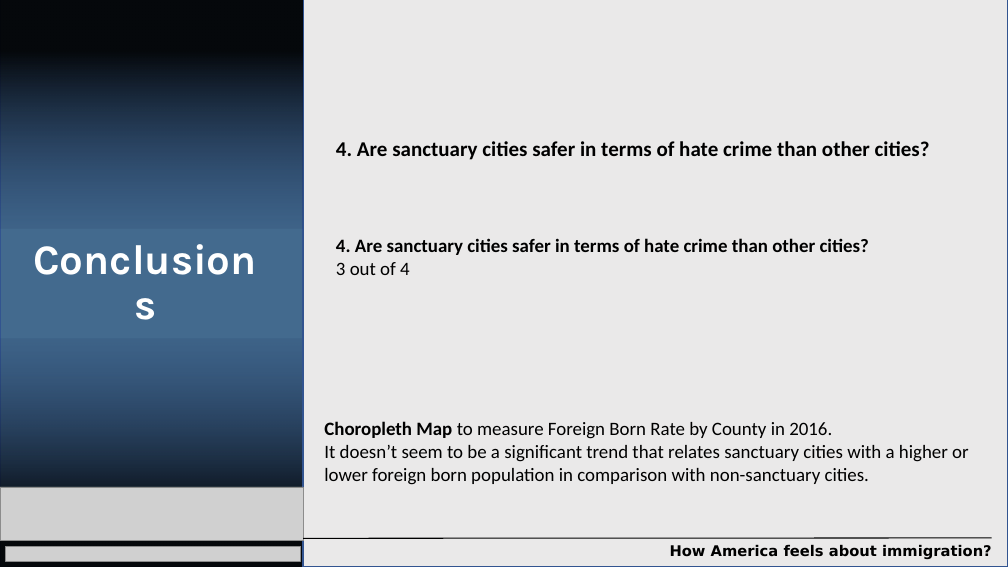
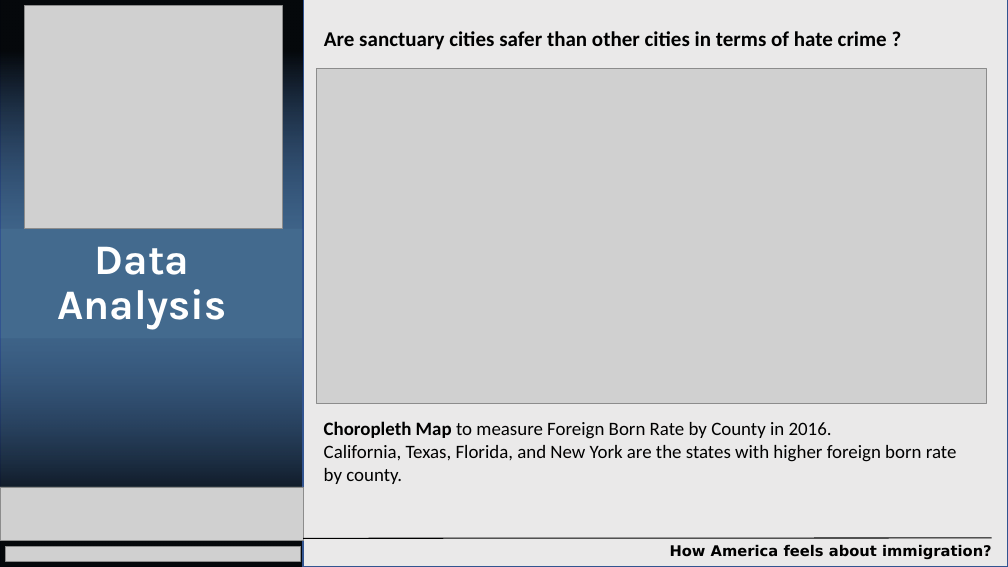
Before and after one commit to jmendiola84/Team_5, a slide deck: slide 19 of Project1-DataAnalytics.pptx (slide 15 before the commit). Drawn at 1008x567 pixels with LibreOffice and Linux fonts; fonts in the diff are those of the drawing; grey boxes stand for pictures; background and template pictures are left out. Boxes give left, top, right and bottom in pixels: in the first picture for what was removed or moved away, otherwise in the second. Text is boxed around its words. In the diff, an @@ line names an element or a change of style, - is before the commit and + after.

```diff
--- a/Project1-DataAnalytics.pptx
+++ b/Project1-DataAnalytics.pptx
@@ picture added at (x1=24, y1=6, x2=283, y2=229) @@
@@ text at (x1=324, y1=31, x2=887, y2=50): text changed @@
-4. Are sanctuary cities safer in terms of hate crime than other cities?
+Are sanctuary cities safer than other cities in terms of hate crime ?
@@ picture added at (x1=316, y1=68, x2=986, y2=403) @@
@@ text removed at (x1=336, y1=238, x2=869, y2=275) @@
-4. Are sanctuary cities safer in terms of hate crime than other cities?
-3 out of 4
@@ title at (x1=58, y1=246, x2=227, y2=330): text changed @@
-Conclusions
+Data Analysis
@@ text at (x1=324, y1=445, x2=957, y2=484): text changed @@
-It doesn’t seem to be a significant trend that relates sanctuary cities with a higher or lower foreign born population in comparison with non-sanctuary cities.
+California, Texas, Florida, and New York are the states with higher foreign born rate by county.
```
Also in this commit, not shown: 12 other slides changed, 7 slides added.
